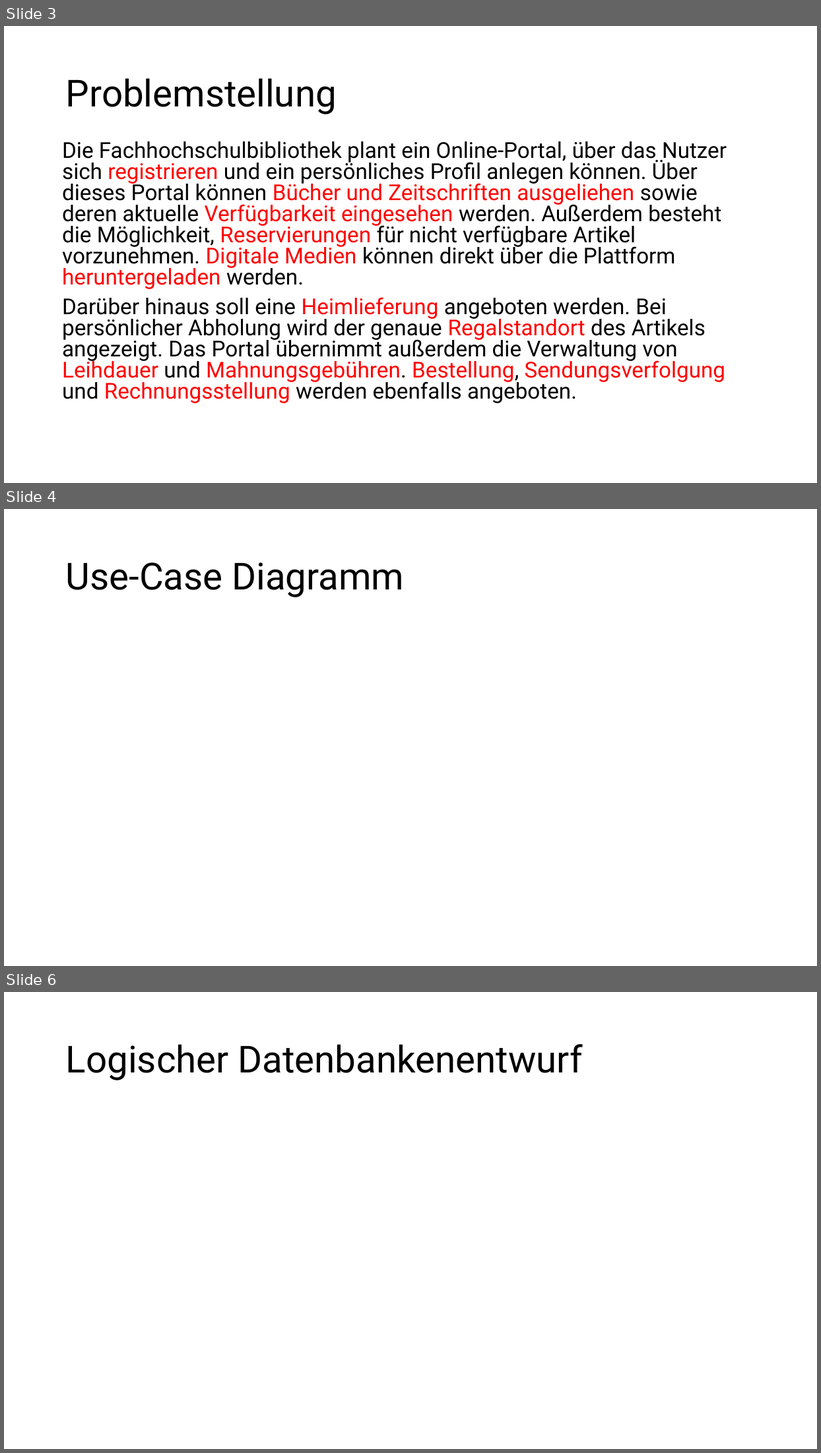
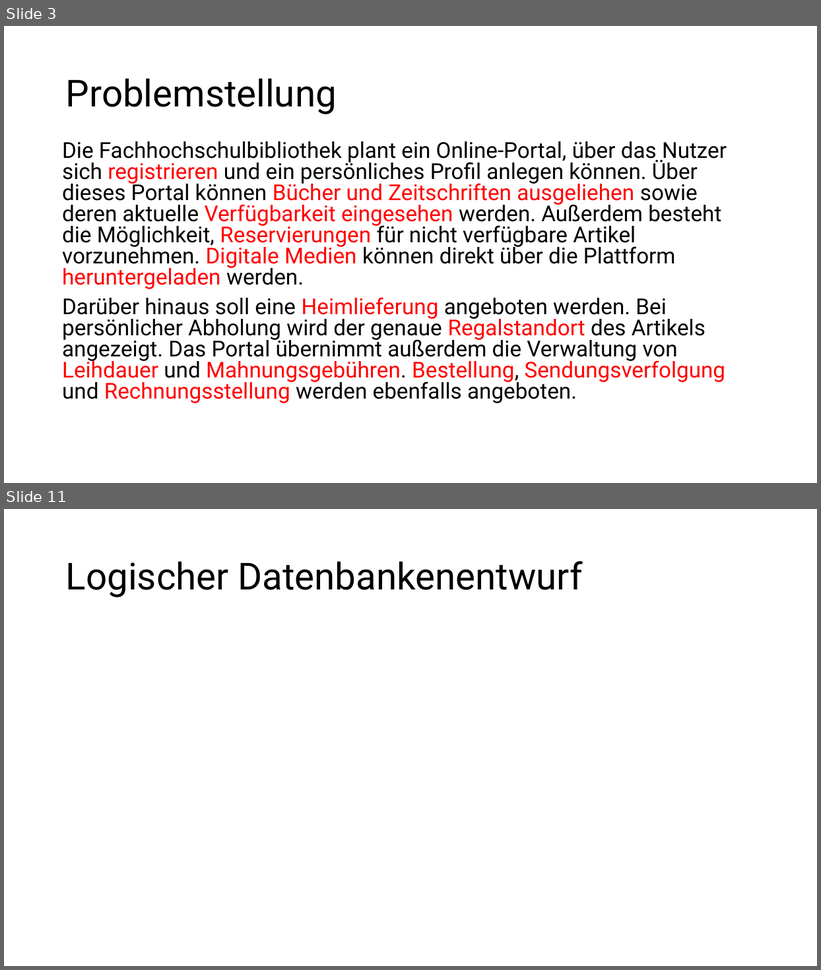
Before and after one commit to mi-0110/datenbanken-bib, a slide deck: BibPräsi.pptx. Shown one above the other, each under a label of ours: slides 3, 4 and 6 before the commit, slides 3 and 11 after it; the slides between them are not shown. The pictures are 821x1453 and 821x970 pixels, drawn with LibreOffice and Linux fonts; fonts in the diff are those of the drawing. Boxes give left, top, right and bottom in pixels: in the first picture for what was removed or moved away, otherwise in the second. Text is boxed around its words. In the diff, an @@ line names an element or a change of style, - is before the commit and + after.

```diff
--- a/BibPräsi.pptx
+++ b/BibPräsi.pptx
@@ slide 4 removed at (x1=4, y1=509, x2=817, y2=966), background #FFFFFF @@
@@ title removed at (x1=66, y1=562, x2=405, y2=597) @@
-Use-Case Diagramm
@@ what was slide 6 is now slide 11 @@
```
Also in this commit, not shown: 1 slide changed, 6 slides added, 4 other files.
